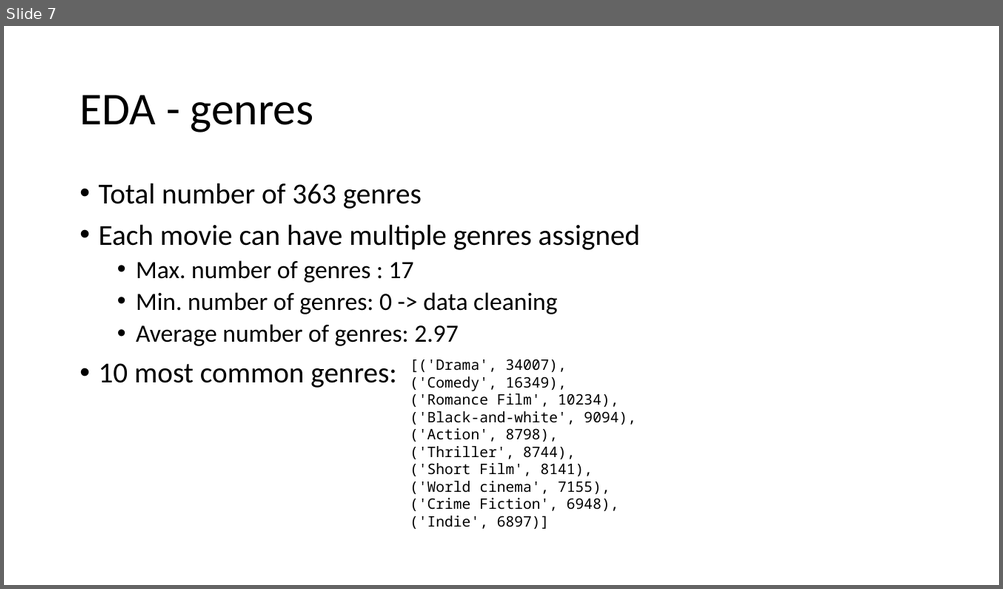
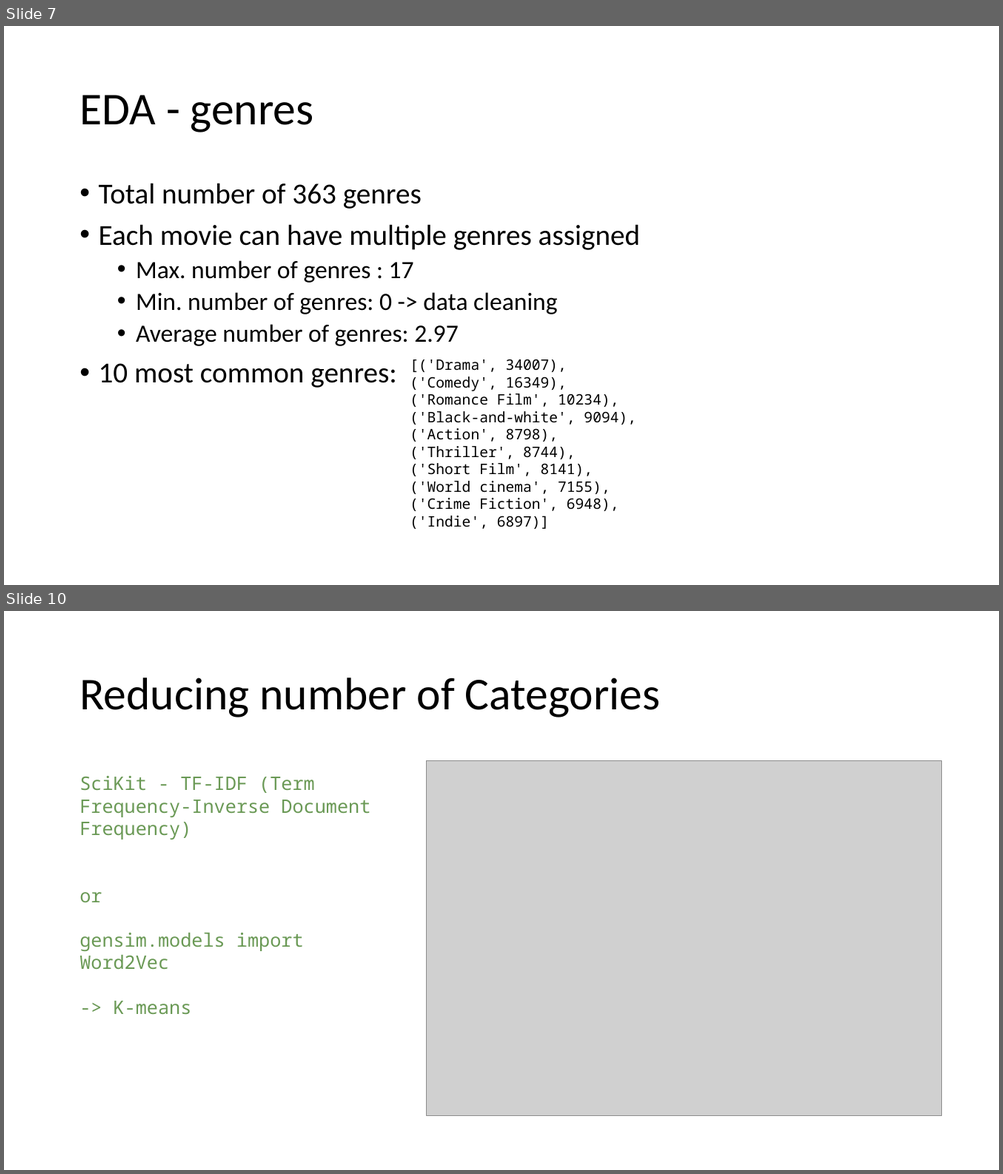
Before and after one commit to MatthiasRemta/NLP_Project, a slide deck: Presentations/session2.pptx. Shown one above the other, each under a label of ours: slide 7 before the commit, slides 7 and 10 after it; the slides between them are not shown. The pictures are 1003x589 and 1003x1174 pixels, drawn with LibreOffice and Linux fonts; fonts in the diff are those of the drawing; grey boxes stand for pictures; background and template pictures are left out. Boxes give left, top, right and bottom in pixels: in the first picture for what was removed or moved away, otherwise in the second. Text is boxed around its words. In the diff, an @@ line names an element or a change of style, - is before the commit and + after.

```diff
--- a/Presentations/session2.pptx
+++ b/Presentations/session2.pptx
@@ slide 10 added at bbox=[4, 611, 999, 1170], background #FFFFFF @@
@@ title added at bbox=[79, 678, 660, 718], 44 pt, text #000000 @@
+Reducing number of Categories
@@ picture added at bbox=[427, 761, 942, 1116] @@
@@ text added at bbox=[79, 776, 370, 1014], 18 pt, text #6A9955 @@
+SciKit - TF-IDF (Term Frequency-Inverse Document Frequency)
+or
+gensim.models import Word2Vec
+-> K-means
```
Also in this commit, not shown: 2 other slides added, 3 other files.
